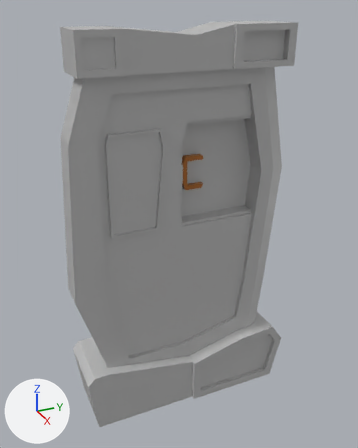
Renders of the FBX model Assets/Art/Environment/Ship/Pre-Level Things/RiskLevelSelector.fbx from each side of a commit.
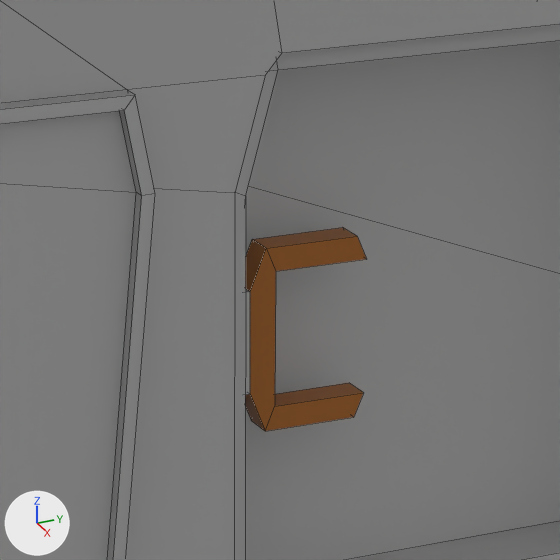
Each version appears first whole from a 50 mm camera at (2.85, -1.25, 2.86) aimed at (-0.06, 0.06, 1.41), and next in a close-up on the part from 38% to 67% of the width and 25% to 48% of the height. Every picture has the same lights, and +X, +Y and +Z are marked at lower left. The close-ups show mesh edges as thin lines. Where no turn or scale is listed for an object, it has been applied to the vertices.
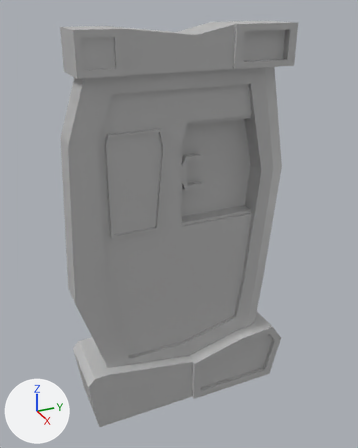
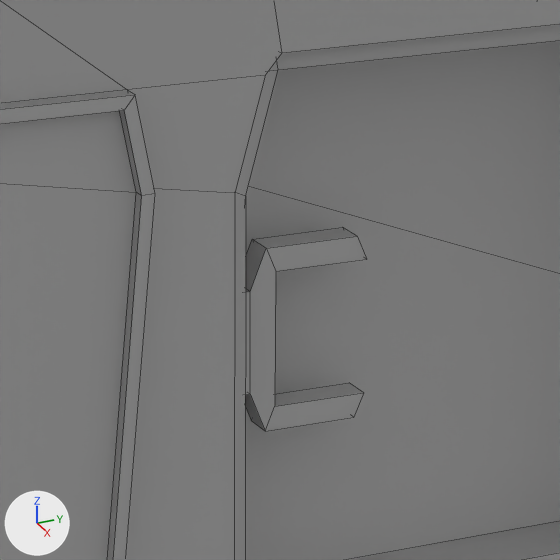
Location of each change, (x1, y1, x2, y2) in pixels of the close-ups (560 x 560 px):
part 1 of me_mesh, recoloured (brown to grey): (245, 228, 366, 431) in both

Edits to the bpy script that builds the scene:
```text
Change me_mesh:
    where me_mesh.from_pydata(...)  # 252 vertices, 254 faces; spans x -0.29..0.2, y -0.75..0.85, z 0.01..2.72
    used by ob_polysurface6; location = (0.0, 0.0, 0.0)
    me_mesh part 1: all 14 faces that had it switch from mat_material (picture img_vendingmachinecolour_png) to mat_lambert6 (grey #bcbcbc)
```
